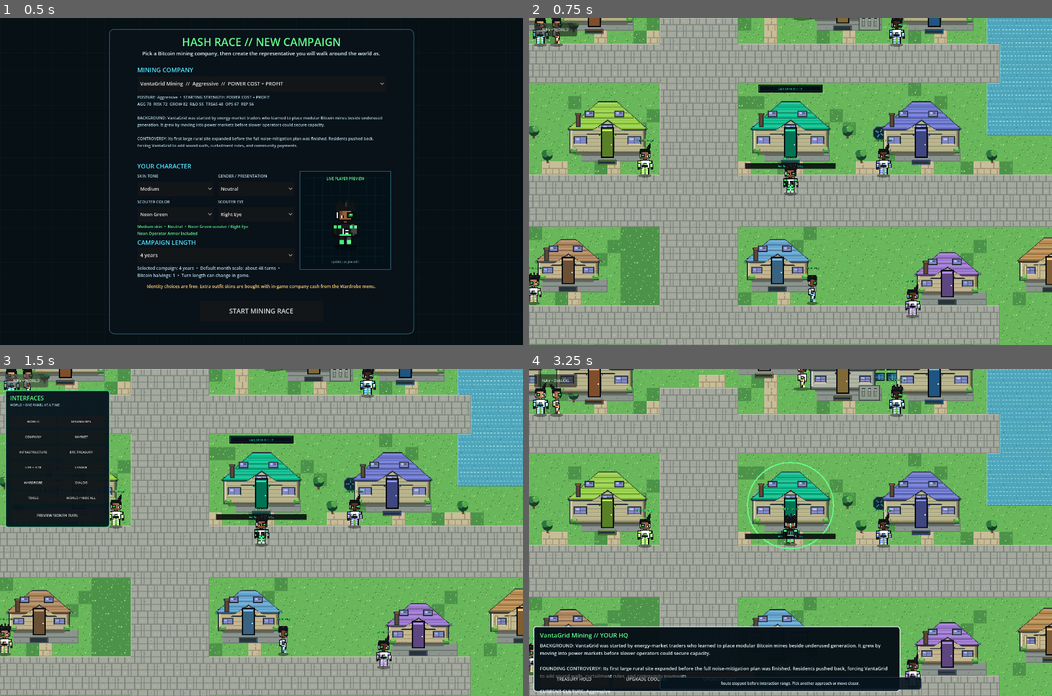
Above: before the commit, frames 1-4 (two rows, left to right).
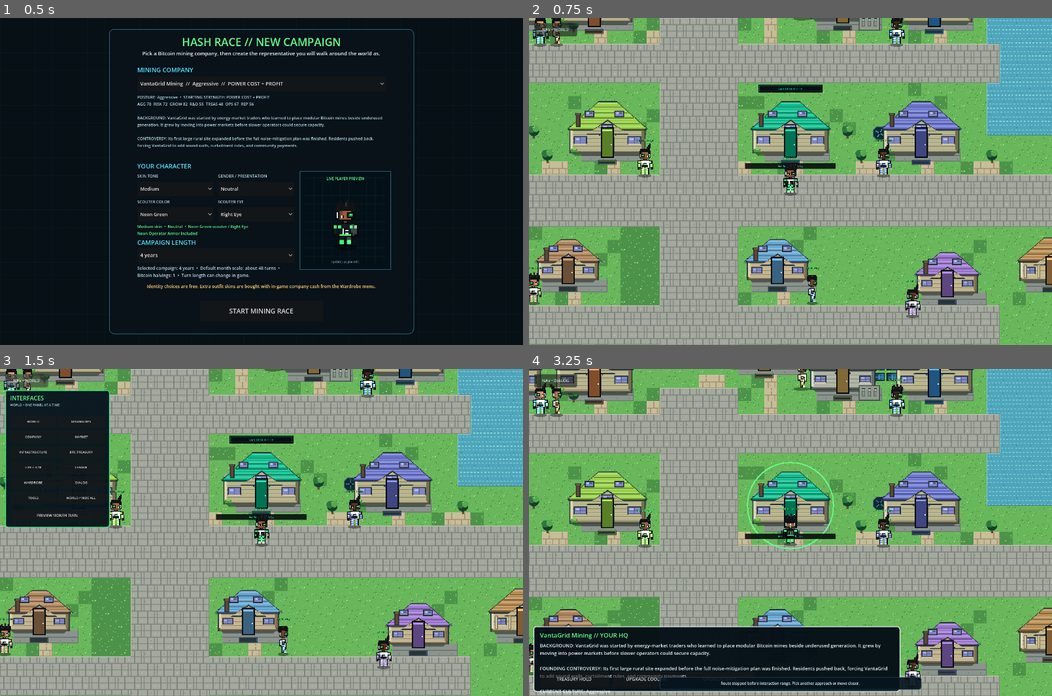
Above: after the commit, the same moments.

Repository: 1freetech/HashRace
Game: Godot game, scene res://scenes/campaign_setup.tscn
The game is run twice, just before and just after one commit, with the same random seed, the same clock (stepped at 60 frames per second) and the same inputs.
Inputs (mouse positions are in pixels of both pictures, inside the frame that each line leads up to):
- Up to frame 1 (0.5 s): no input
- Up to frame 2 (0.75 s): click "START MINING RACE" at 0.5 s
- Up to frame 3 (1.5 s): click "NAV • WORLD" at 1.25 s
- Up to frame 4 (3.25 s): click "WORLD" at 2 s; tap Enter (ui_accept) at 2.75, 3.02 s; move the mouse to (764, 597) at 2.77 s; hold W from 2.78 s (still down); tap E at 2.85 s; click (764, 597) at 2.92 s

Frame 1 is identical in both runs. In frame 2, 0.5% of the frame differs, in the area x 0-99%, y 0-85%; in frame 3, 0.4%; in frame 4, 0.5%.

Commit message:
strengthen pixel lighting and reduce repeated props

Diff:
--- a/Godot/scripts/pixel_rpg_building_renderer.gd
+++ b/Godot/scripts/pixel_rpg_building_renderer.gd
@@ -89,20 +89,22 @@
             pass
     return {
         "roof": roof,
-        "roof_dark": roof.darkened(0.30),
-        "roof_light": roof.lightened(0.16),
+        "roof_dark": roof.darkened(0.38),
+        "roof_light": roof.lightened(0.24),
         "wall": wall,
-        "wall_light": wall_light,
-        "wall_dark": wall_dark,
+        "wall_light": wall_light.lightened(0.06),
+        "wall_dark": wall_dark.darkened(0.10),
         "trim": trim,
         "accent": accent,
     }
 
 func _draw_ground_shadow(img: Image, w: int, h: int) -> void:
-    var y0 := h - 12
-    for y in range(y0, h - 4):
-        var inset := 6 + absi(y - (y0 + 3))
-        _rect(img, inset + 6, y, w - (inset + 6) * 2, 1, Color(0.08, 0.12, 0.12, 0.34))
+    # Stronger authored contact shadow. The world layer adds the longer cast
+    # shadow; this source shadow keeps the sprite grounded at its foundation.
+    var y0 := h - 16
+    for y in range(y0, h - 3):
+        var inset := 5 + absi(y - (y0 + 5))
+        _rect(img, inset + 4, y, w - (inset + 4) * 2, 1, Color(0.08, 0.12, 0.12, 0.50))
 
 func _draw_facade(img: Image, w: int, h: int, p: Dictionary) -> void:
     var body_left := 8
@@ -113,9 +115,10 @@
     _rect(img, body_left - 2, body_top - 2, body_right - body_left + 5, body_bottom - body_top + 4, INK)
     _rect(img, body_left, body_top, body_right - body_left + 1, body_bottom - body_top + 1, p["wall"])
 
-    # One consistent top-left light source.
-    _rect(img, body_left, body_top, 3, body_bottom - body_top + 1, p["wall_light"])
-    _rect(img, body_right - 2, body_top, 3, body_bottom - body_top + 1, p["wall_dark"])
+    # One consistent top-left light source with a clearer light/shadow split.
+    _rect(img, body_left, body_top, 4, body_bottom - body_top + 1, p["wall_light"])
+    _rect(img, body_left + 4, body_top, 2, body_bottom - body_top + 1, p["wall_light"].darkened(0.10))
+    _rect(img, body_right - 4, body_top, 5, body_bottom - body_top + 1, p["wall_dark"])
 
     # Horizontal siding is low contrast and regularly spaced, like authored
     # pixel sprites rather than procedural noise.
@@ -259,17 +262,15 @@
         _rect(img, 19, int(h * 0.27) - 1, 7, 2, WOOD_MID)
 
 func _draw_landscaping(img: Image, w: int, h: int, p: Dictionary, style: String) -> void:
-    if style in ["machines", "power"]:
-        return
+    # Props are intentional instead of repeated on every building. Hero
+    # structures get one detailed landscape cue; secondary offices stay clean.
     var y := h - 16
-    # Two small bushes and flower pixels soften the building-ground seam.
-    _bush(img, 8, y - 4)
-    _bush(img, w - 18, y - 4)
-    if style in ["hq", "partner", "land"]:
-        for i in range(4):
-            var x := 20 + i * 6
-            _safe_pixel(img, x, h - 13, FLOWER_PINK if i % 2 == 0 else FLOWER_YELLOW)
-            _safe_pixel(img, x, h - 12, GREEN_DARK)
+    if style == "hq":
+        _bush(img, 8, y - 4)
+        _safe_pixel(img, 25, h - 13, FLOWER_YELLOW)
+        _safe_pixel(img, 25, h - 12, GREEN_DARK)
+    elif style == "land":
+        _bush(img, w - 18, y - 4)
 
 func _roof_window(img: Image, x: int, y: int) -> void:
     _rect(img, x - 8, y - 5, 18, 12, INK)
